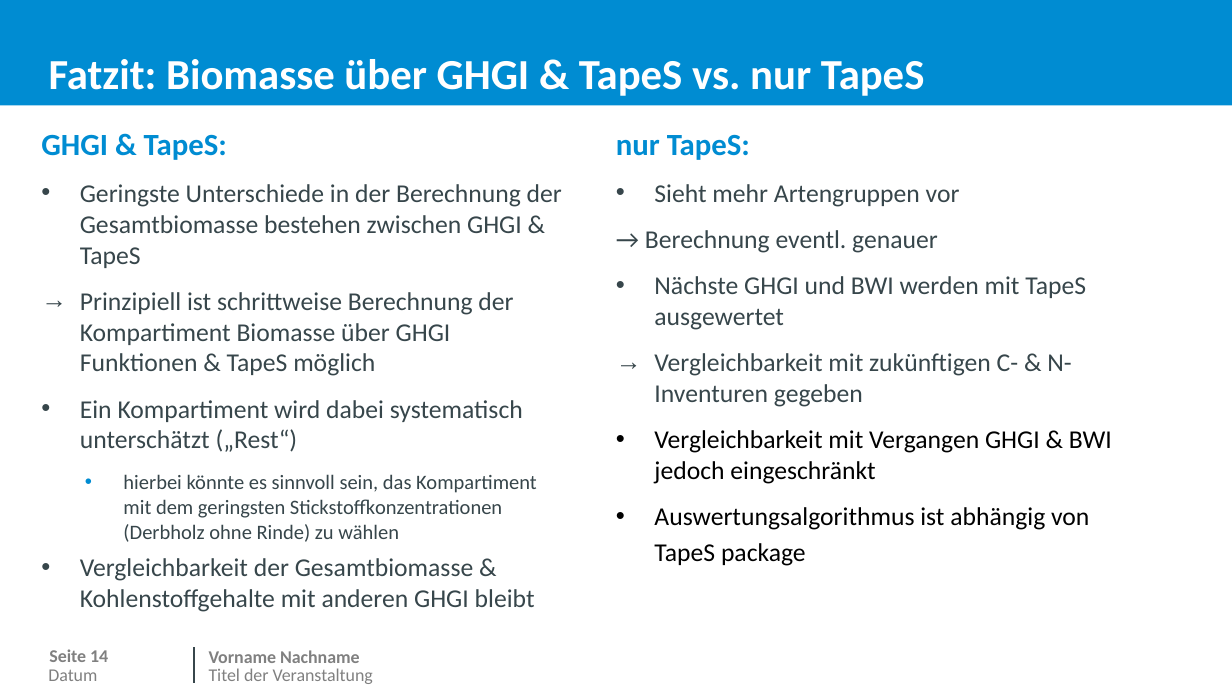
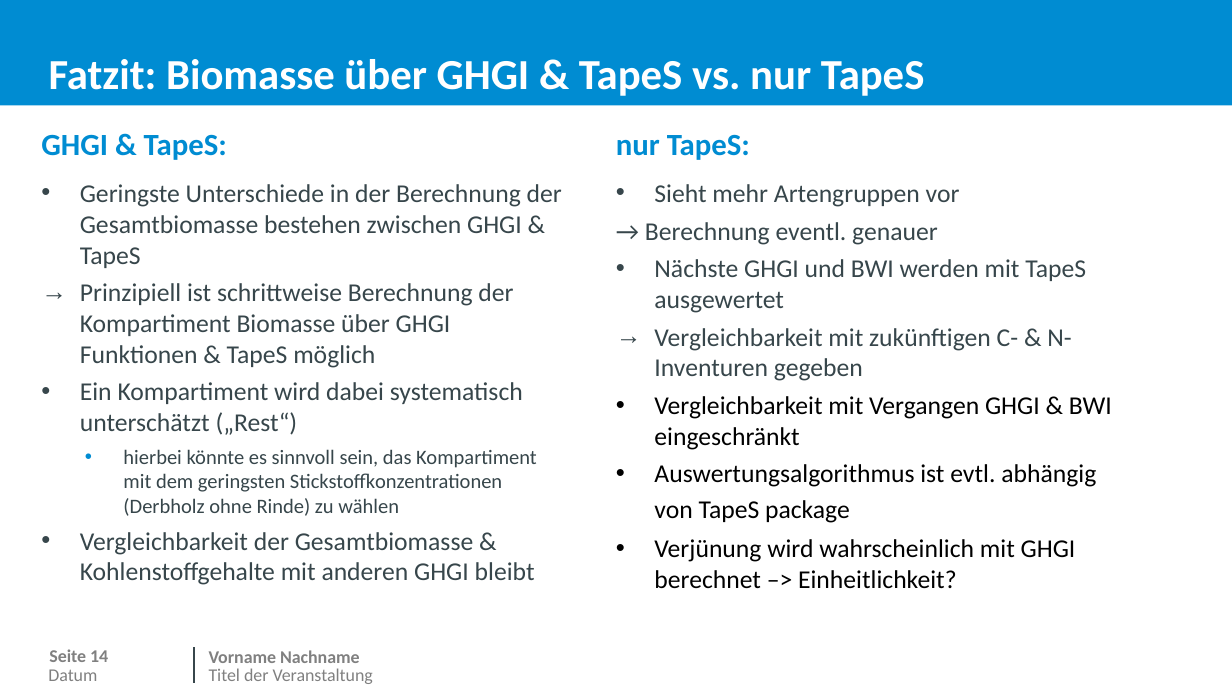
Before and after one commit to JetteGercken/TI_BZE_BE_analysis, a slide deck: slide 15 of info/biomasse_vergleich_MoMoK_BE.pptx. Drawn at 1232x693 pixels with LibreOffice and Linux fonts; fonts in the diff are those of the drawing; background and template pictures are left out. Boxes give left, top, right and bottom in pixels: in the first picture for what was removed or moved away, otherwise in the second. Text is boxed around its words. In the diff, an @@ line names an element or a change of style, - is before the commit and + after.

```diff
--- a/info/biomasse_vergleich_MoMoK_BE.pptx
+++ b/info/biomasse_vergleich_MoMoK_BE.pptx
@@ text at (80,184,562,585): less space between paragraphs @@
@@ text at (645,184,1086,381): less space between paragraphs @@
@@ text at (654,396,1112,588): text changed @@
-• Vergleichbarkeit mit Vergangen GHGI & BWI jedoch eingeschränkt
-• Auswertungsalgorithmus ist abhängig von TapeS package
+• Vergleichbarkeit mit Vergangen GHGI & BWI eingeschränkt
+• Auswertungsalgorithmus ist evtl. abhängig von TapeS package
+• Verjünung wird wahrscheinlich mit GHGI berechnet –> Einheitlichkeit?
```
Also in this commit, not shown: 1 slide added, 1 slide removed, 2 other files.
